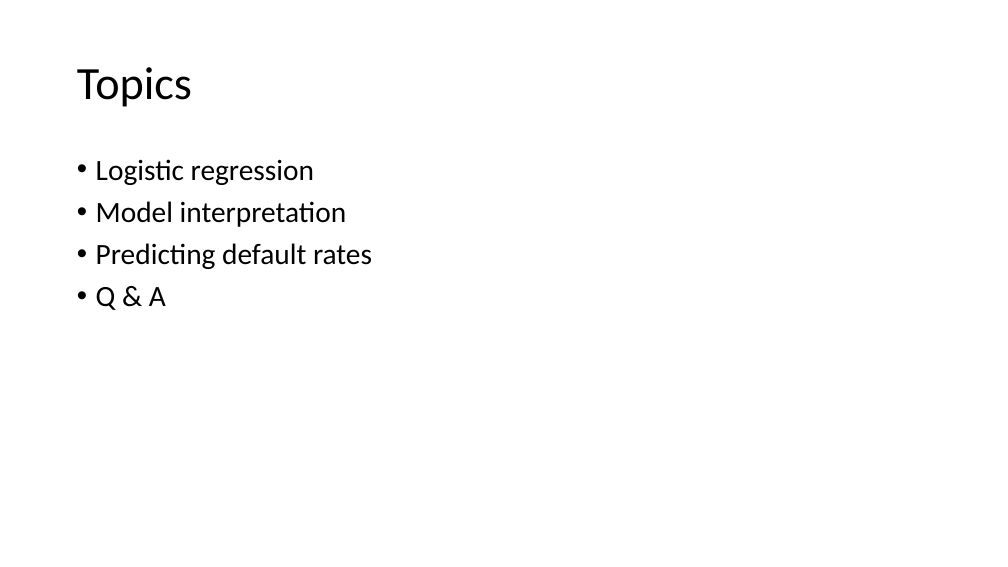
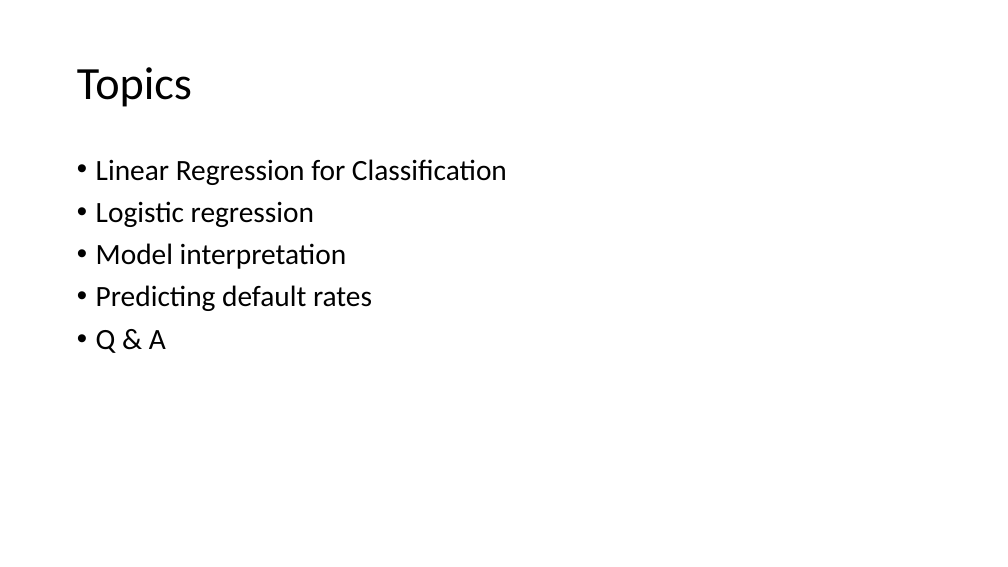
Before and after one commit to jayurbain/DataScienceIntro, a slide deck: slide 2 of slides/09_logistic_regression_classification.pptx. Drawn at 1008x567 pixels with LibreOffice and Linux fonts; fonts in the diff are those of the drawing. Boxes give left, top, right and bottom in pixels: in the first picture for what was removed or moved away, otherwise in the second. Text is boxed around its words. In the diff, an @@ line names an element or a change of style, - is before the commit and + after.

Commit message:
update log regression slides, course outline

```diff
--- a/slides/09_logistic_regression_classification.pptx
+++ b/slides/09_logistic_regression_classification.pptx
@@ text at [96,159,507,185]: paragraph added @@
+• Linear Regression for Classification
```
Also in this commit, not shown: 8 other slides changed, 11 slides added, 2 other files.
